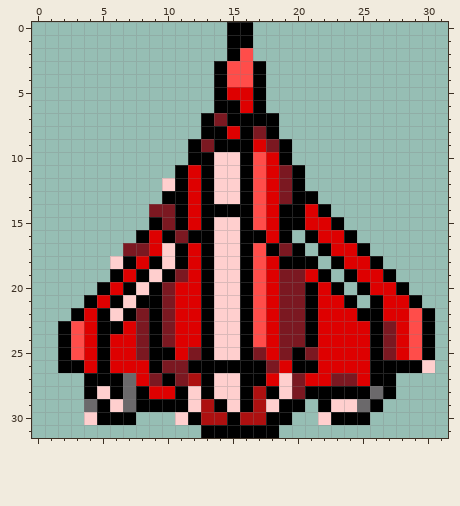
File history of a pixel-art sprite, graphics/shipLeft1.png. This is how it looked before the edit.
The file is 32x32 pixels.
The same view after the edit:
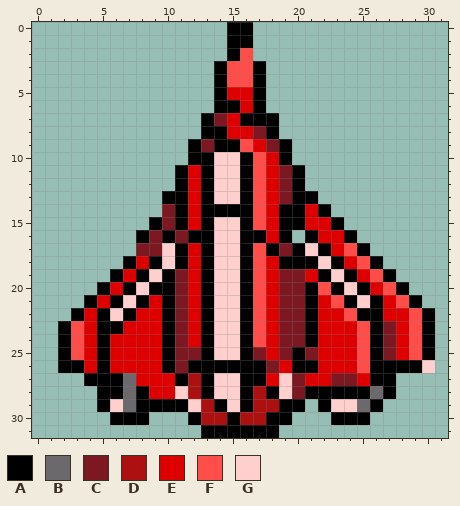
Palette (. is transparent): A #000000  B #6b696b  C #7b1821  D #ad1010  E #de0000  F #ff4d4a  G #ffcfce
Edits made:
@@ x 0..31 @@
  6 ..............AAEA..............
- 7 .............ACAAAA.............
- 8 .............AAEACA.............
- 9 ............ACAAAECA............
+ 7 .............ACEAAA.............
+ 8 .............AAEECA.............
+ 9 ............ACAAFECA............
 10 ............AAGGAFEA............
 11 ...........AEAGGAFECA...........
-12 ..........GAEAGGAFECA...........
+12 ...........AEAGGAFECA...........
 13 ..........AAEAGGAFECAA..........
-14 .........CCAEAAAAFEAAEA.........
+14 ..........CAEAAAAFEAAEA.........
 15 .........ACAEAGGAFEAAEEA........
-16 ........AEACAAGGAAEA.AEEA.......
-17 .......CCEGAEAGGAFACA.AEEA......
-18 ......GAEAGAEAGGAFEAAA.AEEA.....
-19 ......AEAGACEAGGAFECCEA.AEEA....
-20 .....AEAGACEEAGGAFECCAEA.AEEA...
-21 ....AEAGAACEEAGGAFECCAEEA.AEEA..
-22 ...AEAGACACEEAGGAFECCAEEEAAEEFA.
-23 ..AFEAAECACEEAGGAFECCAEEEEACEFA.
-24 ..AFEAEECACEEAGGAFECCAEEEEACEFA.
-25 ..AFEAEECAAECAGGACECACEEEEACEFA.
-26 ..AAEAEEEACCAAAAAACEAAEEEEAAAAG.
-27 ....AAABECACDAGGAAEGCEECCEAA....
-28 ....AGABAEEAGAGGADAGCAAAAABA....
-29 ....BAGBAAAAGDAGADGAA.AGGBA.....
-30 ....GAAA...GADDADDAA..GAAA......
+16 ........ACACAAGGAAEA.AEEA.......
+17 ........CCGAEAGGAFACAGAEFA......
+18 .......AEAGAEAGGAFEAAAGAEFA.....
+19 ......AEAGACEAGGAFECCEAGAEFA....
+20 .....AEAGAACEAGGAFECCAFAGAEFA...
+21 ....AEAGAEACEAGGAFECCAEFAGAEFA..
+22 ...AEAGAEEACEAGGAFECCAEEFAAEEFA.
+23 ..AFEAAEEEACEAGGAFECCAEEEFACEFA.
+24 ..AFEAEEEEACEAGGAFECCAEEEFACEFA.
+25 ..AFEAEEEEACCAGGACECACEEEFACEFA.
+26 ..AAEAEEEEACAAAAAACEAAEEEFAAAAG.
+27 ....AAABEEEADAGGAAEGCEECCEAA....
+28 .....AABAEEGDAGGADAGCAAAAABA....
+29 .....AGBAAAAGDAGADDAA.AGGBA.....
+30 ......AAA...ADDADDAA...AAA......
 31 .............AAAAAA.............
Changed places in both pictures, as pixel boxes (x1, y1, x2, y2):
changed: (227, 113, 253, 152)
changed: (84, 178, 201, 425)
changed: (305, 243, 409, 373)
changed: (266, 399, 331, 425)
